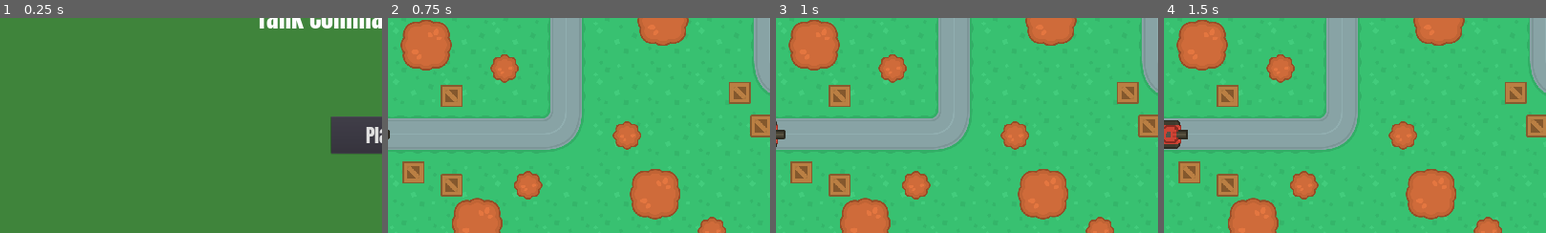
Above: before the commit, frames 1-4 (left to right).
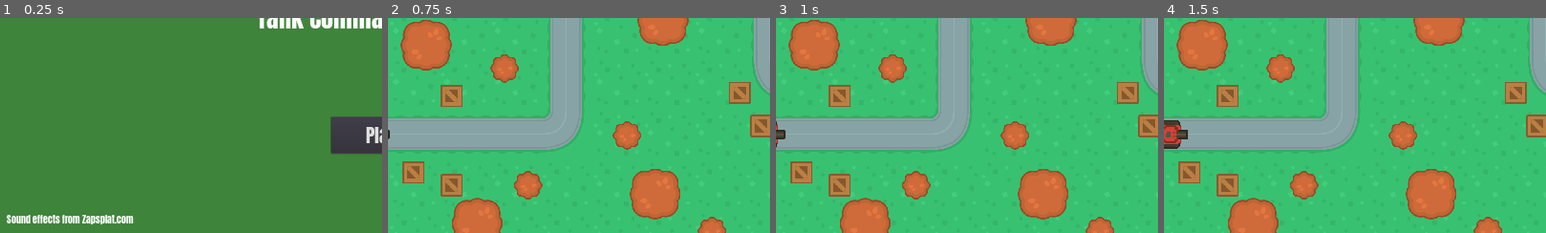
Above: after the commit, the same moments.

Repository: dayton-bobbitt/tank-commander-william
Game: Godot game, scene res://scenes/world/World.tscn
The game is run twice, just before and just after one commit, with the same random seed, the same clock (stepped at 60 frames per second) and the same inputs. Sound files missing from this copy of the repository are replaced by a short silence.
Inputs (mouse positions are % of the whole screen's width and height, from its top left):
- Up to frame 1 (0.25 s): no input
- Up to frame 2 (0.75 s): click "Play" at 0.5 s
- Up to frame 3 (1 s): no input
- Up to frame 4 (1.5 s): tap Enter (ui_shoot) at 1.25, 1.35 s; move the mouse to (72, 45) at 1.27 s; hold Right (ui_right) from 1.28 s (still down)
The pictures show only the part of the screen within x 0-50%, y 50-100%; the shares and areas given below are measured in that part.

The runs differ from the first frame. In frame 1, 1.1% of the frame differs, in the area x 1-35%, y 91-96%; in frame 2, nothing differs; in frame 3, nothing differs; in frame 4, nothing differs.

Commit message:
Sound effects

Diff:
--- a/scenes/enemy/Bullet.gd
+++ b/scenes/enemy/Bullet.gd
@@ -18,6 +18,8 @@
 	if collision != null:
 		self.destroyed = true
 
+		$CollisionShape2D.set_deferred("disabled", true)
+
 		if collision.collider.has_method("take_damage"):
 			var destroyed = collision.collider.take_damage(attackPower)
 
@@ -28,11 +30,12 @@
 		elif collision.collider.name == "Bullet":
 			collision.collider.queue_free()
 			play_hit_animation()
+		else:
+			self.queue_free()
 
 
 func play_hit_animation():
 	$Sprite.hide()
-	$CollisionShape2D.set_deferred("disabled", true)
 	$Explosion.play()
 	$Explosion.show()
 
--- a/scenes/enemy/Enemy.gd
+++ b/scenes/enemy/Enemy.gd
@@ -6,10 +6,17 @@
 export var MAX_HEALTH = 20
 
 
+onready var screen_size = get_viewport_rect().size
+onready var center_of_screen = screen_size / 2
+onready var audioStream2dDriving = $AudioStream2DDriving
+onready var audioStream2dImpact = $AudioStream2DImpact
+onready var audioStream2dImpactExplosion = $AudioStream2DImpactExplosion
+onready var audioStream2dExplosion = $AudioStream2DExplosion
 var canShoot = false
 var destroyed = false
 var health: int
 var healthBar
+var player
 
 
 func _exit_tree():
@@ -30,26 +37,38 @@
 		position.y -= 60
 		healthBar.global_position = position
 
+	if is_instance_valid(player):
+		var directional_offset = player.global_position - self.global_position
+		var directional_audio_position = center_of_screen - directional_offset
+
+		audioStream2dDriving.global_position = directional_audio_position
+		audioStream2dImpact.global_position = directional_audio_position
+		audioStream2dImpactExplosion.global_position = directional_audio_position
+		audioStream2dExplosion.global_position = directional_audio_position
+
 
 func aim_at(target: Vector2, delta: float):
-	# Aim at target
-	$Turret.aim_at(target, delta)
+	if !destroyed:
+		# Aim at target
+		$Turret.aim_at(target, delta)
 
-	if canShoot:
-		# Determine if target is in line of sight
-		var space_state = get_world_2d().direct_space_state
-		var result = space_state.intersect_ray(self.global_position, target, [self])
+		if canShoot:
+			# Determine if target is in line of sight
+			var space_state = get_world_2d().direct_space_state
+			var result = space_state.intersect_ray(self.global_position, target, [self])
 
-		if result:
-			if result.collider.is_in_group("player"):
-				# Shoot if target is player and in line of sight
-				$Turret.shoot()
+			if result:
+				if result.collider.is_in_group("player"):
+					# Shoot if target is player and in line of sight
+					$Turret.shoot()
 
 
 func take_damage(damage):
 	self.health -= damage
 
 	healthBar.update_health_bar(MAX_HEALTH, health)
+	audioStream2dImpact.play()
+	audioStream2dImpactExplosion.play()
 
 	if health <= 0:
 		self.destroy()
@@ -61,6 +80,8 @@
 func destroy():
 	self.destroyed = true
 	healthBar.queue_free()
+	audioStream2dDriving.stop()
+	audioStream2dExplosion.play()
 	$Sprite.hide()
 	$CollisionShape2D.set_deferred("disabled", true)
 	$Turret.hide()
@@ -69,9 +90,12 @@
 
 
 func _on_Explosion_animation_finished():
-	# TODO: update score
-	self.queue_free()
+	$Explosion.hide()
 
 
 func _on_VisibilityNotifier2D_screen_exited():
 	self.queue_free()
+
+
+func _on_AudioStream2DExplosion_finished():
+	self.queue_free()
--- a/scenes/enemy/Enemy.tscn
+++ b/scenes/enemy/Enemy.tscn
@@ -9,6 +9,11 @@
 [ext_resource path="res://scenes/enemy/assets/shotThin.png" type="Texture" id=7]
 [ext_resource path="res://scenes/enemy/assets/specialBarrel1_outline.png" type="Texture" id=8]
 [ext_resource path="res://scenes/ui/HealthBar.tscn" type="PackedScene" id=9]
+[ext_resource path="res://sounds/zapsplat_tank_driving.mp3" type="AudioStream" id=10]
+[ext_resource path="res://sounds/zapsplat_vehicle_explosion.mp3" type="AudioStream" id=11]
+[ext_resource path="res://sounds/zapsplat_grenade.mp3" type="AudioStream" id=12]
+[ext_resource path="res://sounds/zapsplat_explosion_medium.mp3" type="AudioStream" id=13]
+[ext_resource path="res://sounds/zapsplat_40mm_cannon.mp3" type="AudioStream" id=14]
 
 [sub_resource type="RectangleShape2D" id=1]
 extents = Vector2( 28, 30 )
@@ -27,6 +32,9 @@
 [node name="Enemy" type="KinematicBody2D"]
 scale = Vector2( 1.25, 1.25 )
 script = ExtResource( 1 )
+__meta__ = {
+"_edit_group_": true
+}
 HealthBar = ExtResource( 9 )
 MAX_HEALTH = 30
 
@@ -66,6 +74,10 @@
 wait_time = 1.5
 one_shot = true
 
+[node name="AudioStream2DCannon" type="AudioStreamPlayer2D" parent="Turret"]
+stream = ExtResource( 14 )
+volume_db = -12.0
+
 [node name="Explosion" parent="." instance=ExtResource( 3 )]
 visible = false
 scale = Vector2( 0.792857, 0.792857 )
@@ -76,8 +88,30 @@
 position = Vector2( 0, -6.8 )
 scale = Vector2( 2.8, 3.72 )
 
+[node name="AudioStream2DDriving" type="AudioStreamPlayer2D" parent="."]
+stream = ExtResource( 10 )
+volume_db = -10.0
+autoplay = true
+attenuation = 2.46229
+
+[node name="AudioStream2DImpact" type="AudioStreamPlayer2D" parent="."]
+stream = ExtResource( 13 )
+volume_db = -10.0
+attenuation = 3.48221
+
+[node name="AudioStream2DImpactExplosion" type="AudioStreamPlayer2D" parent="."]
+stream = ExtResource( 12 )
+volume_db = -2.0
+attenuation = 2.82843
+
+[node name="AudioStream2DExplosion" type="AudioStreamPlayer2D" parent="."]
+stream = ExtResource( 11 )
+volume_db = -2.0
+attenuation = 3.03143
+
 [connection signal="animation_finished" from="Turret/BarrelFlash" to="Turret" method="_on_BarrelFlash_animation_finished"]
 [connection signal="timeout" from="Turret/ReloadTimer" to="Turret" method="_on_ReloadTimer_timeout"]
 [connection signal="animation_finished" from="Explosion" to="." method="_on_Explosion_animation_finished"]
 [connection signal="screen_entered" from="VisibilityNotifier2D" to="Turret" method="_on_VisibilityNotifier2D_screen_entered"]
 [connection signal="screen_exited" from="VisibilityNotifier2D" to="." method="_on_VisibilityNotifier2D_screen_exited"]
+[connection signal="finished" from="AudioStream2DExplosion" to="." method="_on_AudioStream2DExplosion_finished"]
--- a/scenes/enemy/Turret.gd
+++ b/scenes/enemy/Turret.gd
@@ -16,6 +16,7 @@
 func shoot():
 	if ready_to_shoot:
 		ready_to_shoot = false
+		$AudioStream2DCannon.play()
 		$ReloadTimer.start()
 		play_barrel_flash_anim()
 		var bullet = BULLET.instance()
--- a/scenes/player/Bullet.gd
+++ b/scenes/player/Bullet.gd
@@ -18,6 +18,8 @@
 	if collision != null:
 		self.destroyed = true
 
+		$CollisionShape2D.set_deferred("disabled", true)
+
 		if collision.collider.has_method("take_damage"):
 			var destroyed = collision.collider.take_damage(attackPower)
 
@@ -28,11 +30,12 @@
 		elif collision.collider.name == "Bullet":
 			collision.collider.queue_free()
 			play_hit_animation()
+		else:
+			self.queue_free()
 
 
 func play_hit_animation():
 	$Sprite.hide()
-	$CollisionShape2D.set_deferred("disabled", true)
 	$Explosion.play()
 	$Explosion.show()
 
--- a/scenes/player/Player.gd
+++ b/scenes/player/Player.gd
@@ -12,6 +12,9 @@
 export var MAX_HEALTH = 40
 
 
+onready var audioStreamImpact = $AudioStreamImpact
+onready var audioStreamImpactExplosion = $AudioStreamImpactExplosion
+onready var audioStreamExplosion = $AudioStreamExplosion
 var linear_velocity = Vector2.ZERO
 var destroyed = false
 var health: int
@@ -35,8 +38,14 @@
 	if direction != Vector2.ZERO:
 		linear_velocity += direction.rotated(self.rotation).normalized() * self.LINEAR_ACCELERATION
 		linear_velocity = linear_velocity.clamped(self.LINEAR_MAX_SPEED)
+		if !$AudioStreamDriving.playing:
+			$AudioStreamDriving.play()
+			$AudioStreamIdle.stop()
 	else:
 		linear_velocity = linear_velocity.move_toward(Vector2.ZERO, LINEAR_FRICTION)
+		if !$AudioStreamIdle.playing:
+			$AudioStreamDriving.stop()
+			$AudioStreamIdle.play()
 
 
 func get_tank_rotation():
@@ -83,6 +92,8 @@
 	self.health -= damage
 
 	self.healthBar.update_health_bar(MAX_HEALTH, health)
+	audioStreamImpact.play()
+	audioStreamImpactExplosion.play()
 
 	if health <= 0:
 		self.destroy()
@@ -92,9 +103,9 @@
 
 
 func destroy():
-	emit_signal("player_dead")
 	self.destroyed = true
 	healthBar.queue_free()
+	audioStreamExplosion.play()
 	$Sprite.hide()
 	$CollisionShape2D.set_deferred("disabled", true)
 	$Turret.hide()
@@ -103,5 +114,9 @@
 
 
 func _on_Explosion_animation_finished():
-	# TODO: DEFEAT
+	$Explosion.hide()
+
+
+func _on_AudioStreamExplosion_finished():
 	self.queue_free()
+	emit_signal("player_dead")
--- a/scenes/player/Player.tscn
+++ b/scenes/player/Player.tscn
@@ -9,6 +9,12 @@
 [ext_resource path="res://scenes/player/Bullet.tscn" type="PackedScene" id=7]
 [ext_resource path="res://scenes/explosion/Explosion.tscn" type="PackedScene" id=8]
 [ext_resource path="res://scenes/ui/HealthBar.tscn" type="PackedScene" id=9]
+[ext_resource path="res://sounds/zapsplat_tank_idling.mp3" type="AudioStream" id=10]
+[ext_resource path="res://sounds/zapsplat_tank_driving.mp3" type="AudioStream" id=11]
+[ext_resource path="res://sounds/zapsplat_40mm_cannon.mp3" type="AudioStream" id=12]
+[ext_resource path="res://sounds/zapsplat_grenade.mp3" type="AudioStream" id=13]
+[ext_resource path="res://sounds/zapsplat_vehicle_explosion.mp3" type="AudioStream" id=14]
+[ext_resource path="res://sounds/zapsplat_explosion_medium.mp3" type="AudioStream" id=15]
 
 [sub_resource type="RectangleShape2D" id=1]
 extents = Vector2( 28, 30 )
@@ -27,6 +33,9 @@
 [node name="Player" type="KinematicBody2D" groups=["player"]]
 scale = Vector2( 1.25, 1.25 )
 script = ExtResource( 1 )
+__meta__ = {
+"_edit_group_": true
+}
 HealthBar = ExtResource( 9 )
 MAX_HEALTH = 50
 
@@ -67,12 +76,37 @@
 wait_time = 0.75
 one_shot = true
 
+[node name="AudioStreamCannon" type="AudioStreamPlayer" parent="Turret"]
+stream = ExtResource( 12 )
+volume_db = -12.0
+
 [node name="Explosion" parent="." instance=ExtResource( 8 )]
 visible = false
 scale = Vector2( 0.792857, 0.792857 )
 frame = 0
 playing = false
 
+[node name="AudioStreamIdle" type="AudioStreamPlayer" parent="."]
+stream = ExtResource( 10 )
+volume_db = -30.0
+
+[node name="AudioStreamDriving" type="AudioStreamPlayer" parent="."]
+stream = ExtResource( 11 )
+volume_db = -28.0
+
+[node name="AudioStreamImpact" type="AudioStreamPlayer" parent="."]
+stream = ExtResource( 15 )
+volume_db = -15.0
+
+[node name="AudioStreamImpactExplosion" type="AudioStreamPlayer" parent="."]
+stream = ExtResource( 13 )
+volume_db = -8.0
+
+[node name="AudioStreamExplosion" type="AudioStreamPlayer" parent="."]
+stream = ExtResource( 14 )
+volume_db = -10.0
+
 [connection signal="animation_finished" from="Turret/BarrelFlash" to="Turret" method="_on_BarrelFlash_animation_finished"]
 [connection signal="timeout" from="Turret/ReloadTimer" to="Turret" method="_on_ReloadTimer_timeout"]
 [connection signal="animation_finished" from="Explosion" to="." method="_on_Explosion_animation_finished"]
+[connection signal="finished" from="AudioStreamExplosion" to="." method="_on_AudioStreamExplosion_finished"]
--- a/scenes/player/Turret.gd
+++ b/scenes/player/Turret.gd
@@ -16,6 +16,7 @@
 func shoot():
 	if ready_to_shoot:
 		ready_to_shoot = false
+		$AudioStreamCannon.play(0)
 		$ReloadTimer.start()
 		play_barrel_flash_anim()
 		var bullet = BULLET.instance()
--- a/scenes/ui/GUI.tscn
+++ b/scenes/ui/GUI.tscn
@@ -15,6 +15,13 @@
 [sub_resource type="DynamicFont" id=4]
 size = 48
 font_data = SubResource( 6 )
+
+[sub_resource type="DynamicFontData" id=11]
+font_path = "res://scenes/ui/Anton/Anton-Regular.ttf"
+
+[sub_resource type="DynamicFont" id=12]
+size = 24
+font_data = SubResource( 11 )
 
 [sub_resource type="DynamicFontData" id=7]
 font_path = "res://scenes/ui/Anton/Anton-Regular.ttf"
@@ -34,7 +41,6 @@
 script = ExtResource( 1 )
 
 [node name="TitleScreen" type="Control" parent="."]
-visible = false
 anchor_right = 1.0
 anchor_bottom = 1.0
 __meta__ = {
@@ -77,6 +83,19 @@
 margin_bottom = -200.0
 custom_fonts/font = SubResource( 4 )
 text = "Play"
+__meta__ = {
+"_edit_use_anchors_": false
+}
+
+[node name="Label" type="Label" parent="TitleScreen"]
+anchor_top = 1.0
+anchor_bottom = 1.0
+margin_left = 16.0
+margin_top = -53.0
+margin_right = 335.0
+margin_bottom = -16.0
+custom_fonts/font = SubResource( 12 )
+text = "Sound effects from Zapsplat.com"
 __meta__ = {
 "_edit_use_anchors_": false
 }
--- a/scenes/world/World.gd
+++ b/scenes/world/World.gd
@@ -29,7 +29,7 @@
 
 func spawn_player():
 	player = player_scene.instance()
-	player.position = player_spawn.position
+	player.global_position = player_spawn.position
 	player.connect("player_dead", self, "game_over")
 	add_child(player)
 
@@ -51,7 +51,7 @@
 	var random_road = roads[0]
 
 	var enemy = enemy_tank.instance()
-
+	enemy.player = player
 	enemy.rotation = PI / 2
 	enemies.append(enemy)
 
--- a/scenes/world/World.tscn
+++ b/scenes/world/World.tscn
@@ -53,6 +53,7 @@
 
 [node name="AudioStreamPlayer" type="AudioStreamPlayer" parent="."]
 stream = ExtResource( 5 )
+volume_db = -15.0
 autoplay = true
 
 [node name="TileMap" type="TileMap" parent="."]
Not shown: 1 places in scenes/enemy/Enemy.tscn that only renumber resources
Not shown: 1 places in scenes/player/Player.tscn that only renumber resources
Not shown: 1 places in scenes/ui/GUI.tscn that only renumber resources
Not shown, added: sounds/zapsplat_40mm_cannon.mp3.import
Not shown, added: sounds/zapsplat_explosion_medium.mp3.import
Not shown, added: sounds/zapsplat_grenade.mp3.import
Not shown, added: sounds/zapsplat_metal_impact.mp3.import
Not shown, added: sounds/zapsplat_metal_impact_explosion.mp3.import
Not shown, added: sounds/zapsplat_tank_driving.mp3.import
Not shown, added: sounds/zapsplat_tank_idling.mp3.import
Not shown, added: sounds/zapsplat_vehicle_explosion.mp3.import
Not shown, added: .DS_Store
(and 10 more such lines)
